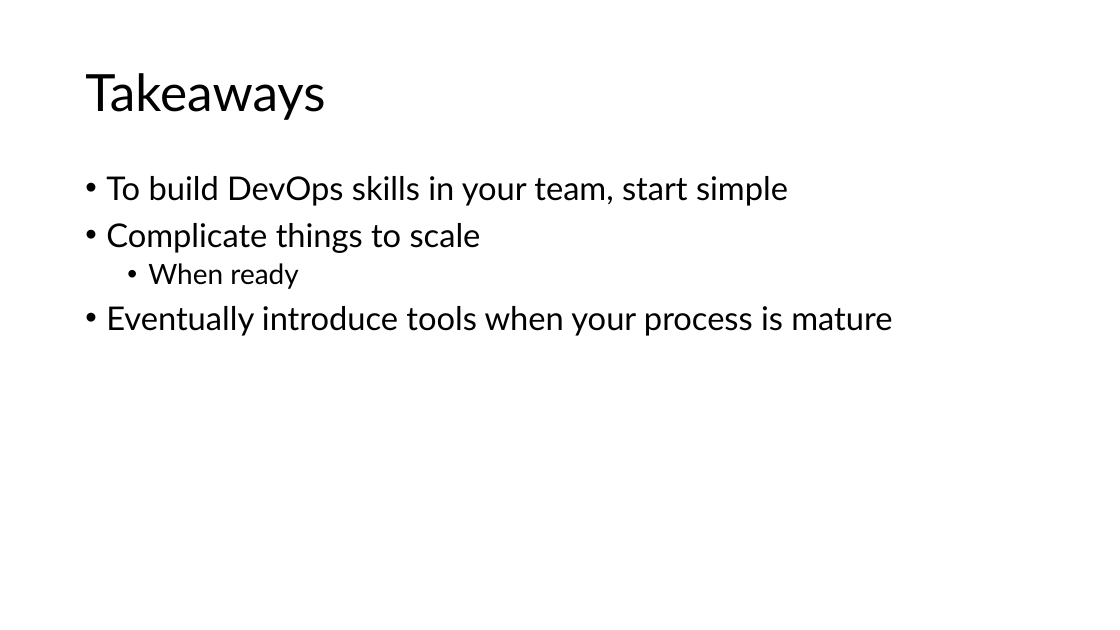
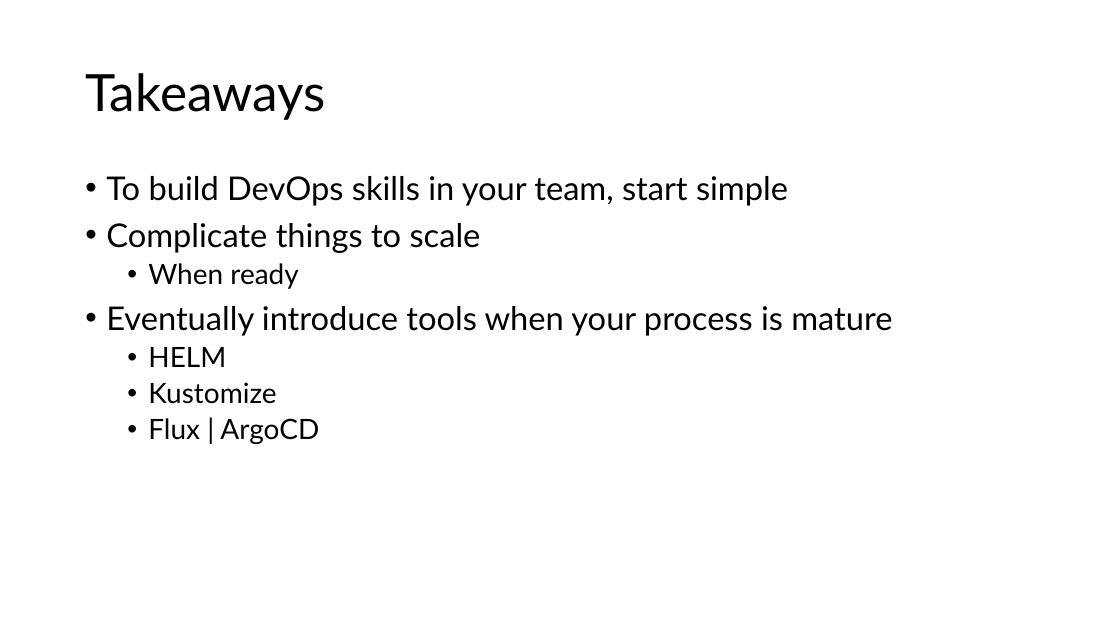
Before and after one commit to childotg/Events.2024, a slide deck: slide 16 of 240917 - BASTA 2024 @Mainz/K8s Automation with Azure DevOps.pptx (slide 14 before the commit). Drawn at 1120x630 pixels with LibreOffice and Linux fonts; fonts in the diff are those of the drawing; background and template pictures are left out. Boxes give left, top, right and bottom in pixels: in the first picture for what was removed or moved away, otherwise in the second. Text is boxed around its words. In the diff, an @@ line names an element or a change of style, - is before the commit and + after.

```diff
--- a/240917 - BASTA 2024 @Mainz/K8s Automation with Azure DevOps.pptx
+++ b/240917 - BASTA 2024 @Mainz/K8s Automation with Azure DevOps.pptx
@@ text at [148,347,319,444]: paragraphs added @@
+  • HELM
+  • Kustomize
+  • Flux | ArgoCD
```
Also in this commit, not shown: 2 other slides changed, 2 slides added.
